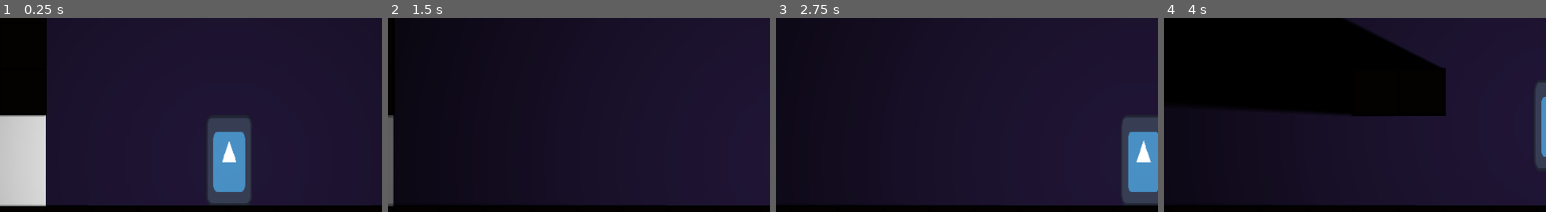
Above: before the commit, frames 1-4 (left to right).
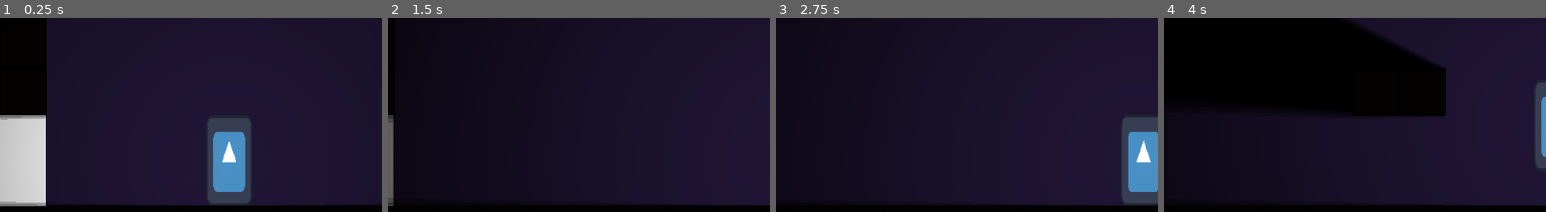
Above: after the commit, the same moments.

Repository: hikarirainbow/New-Project
Game: Godot game, scene res://scenes/levels/sandbox_level.tscn
Two runs of this game, one before a commit and one after it. Both use one fixed random seed, a clock stepped at 60 frames per second and the inputs below. The engine's default icon, where the game draws it, is replaced by a stand-in: a white triangle on a blue panel in a dark square.
Inputs:
- Up to frame 1 (0.25 s): no input
- Up to frame 2 (1.5 s): tap Enter at 0.5 s; hold D (move_right) from 0.53 s (still down); tap X (attack) at 0.6 s; tap Space (jump) at 0.77 s; tap C (dash) at 1.35 s
- Up to frame 3 (2.75 s): tap Space (jump) at 1.52 s; release D (move_right) at 2.03 s; hold A (move_left) from 2.03 s (still down); tap X (attack) at 2.1 s
- Up to frame 4 (4 s): release A (move_left) at 2.78 s; hold D (move_right) from 2.78 s (still down); tap C (dash) at 2.85 s; tap Space (jump) at 3.02, 3.77 s; tap X (attack) at 3.6 s
The pictures show only the part of the screen within x 0-50%, y 50-100%; the shares and areas given below are measured in that part.

The runs differ from the first frame. In frame 1, 0.4% of the frame differs, in the area x 0-12%, y 50-97%; in frame 2, less than 0.1%; in frame 3, less than 0.1%; in frame 4, less than 0.1%.

Commit message:
Smooth shadow edges by configuring PointLight2D shadow_filter_smooth = 1.5

Diff:
--- a/scenes/player/components/light_component.gd
+++ b/scenes/player/components/light_component.gd
@@ -36,6 +36,7 @@
 	light.texture_scale = texture_scale
 	light.shadow_enabled = true
 	light.shadow_filter = PointLight2D.SHADOW_FILTER_PCF5
+	light.shadow_filter_smooth = 1.5
 	light.shadow_color = shadow_color
 	light.range_item_cull_mask = 1  # Chỉ chiếu sáng thực thể ở Layer 1
 	light.shadow_item_cull_mask = 3  # Đổ bóng từ cả Layer 1 và Layer 2
